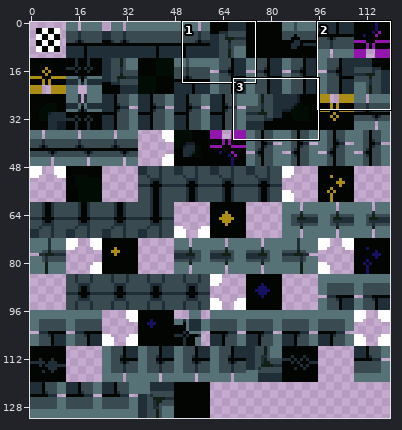
Sprite sheet: tilesets/ts_library_foreground_1/output_tileset.png. Above: a wide view before the commit, with the close-up outlined.
Close-up. Before the edit:
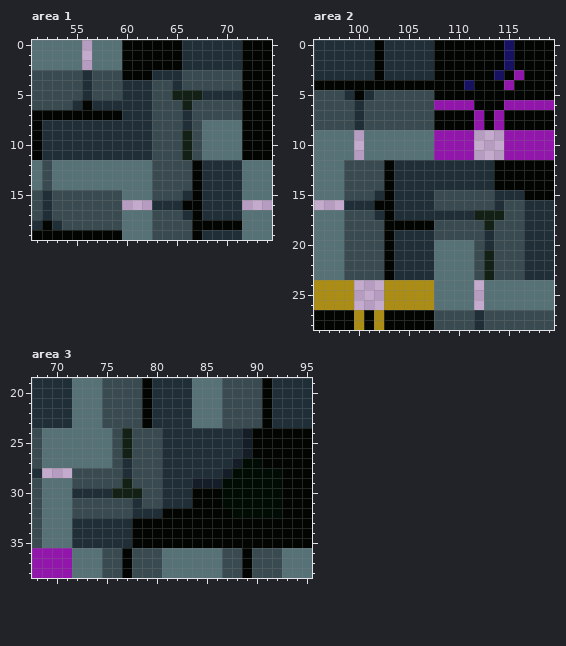
The file is 120x132 pixels. Colours within 5 levels of each other are drawn and written as one. Shown: area 1: x 51..74, y 0..19; area 2: x 96..119, y 0..28; area 3: x 68..95, y 19..38. The commit also changed other parts of the picture, which this record leaves out.
The result:
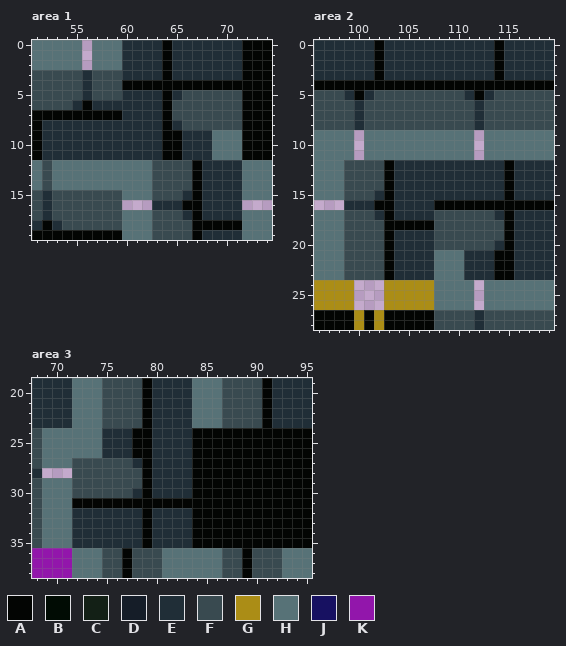
Palette (. is transparent): A #030503  B #010c04  C #132016  D #151d28  E #202e37  F #394a50  G #ab8d16  H #577277  J #171161  K #9216ab
The exact change:
Area 1:
y 0..2: x 60..63 AAAA -> EEEE; x 65 A -> E
y 3: x 60..62 AAA -> EEE; x 64 E -> A; x 66..71 FFFFFF -> EEEEEE
y 4: x 60..71 EEEFFEFFFFFF -> AAAAAAAAAAAA
y 5: x 63..71 FFCCCEEEE -> EAEFFFFFF
y 6: x 63..64 FF -> EA; x 66 C -> F
y 7: x 63..64 FF -> EA; x 66 E -> F
y 8: x 63..66 FFFE -> EAEF; x 68..71 HHHH -> FFFF
y 9..11: x 63..68 FFFCFH -> EAAEEE
Area 2:
y 0..2: x 108..113 AAAAAA -> EEEEEE; x 115..119 JAAAA -> EEEEE
y 3: x 108..119 AAAAAAJAKAAA -> EEEEEEAEEEEE
y 4: x 111 J -> A; x 115 K -> A
y 5: x 108..111 AAAA -> FFFE; x 113..119 AAAAAAA -> EFFFFFF
y 6: x 108..119 KKKKAAAKKKKK -> FFFFEFFFFFFF
y 7..8: x 108..119 AAAAKAKAAAAA -> FFFFEFFFFFFF
y 9..11: x 108..111 KKKK -> HHHH; x 113..119 ..KKKKK -> HHHHHHH
y 12..14: x 114 A -> E; x 116..119 AAAA -> EEEE
y 15: x 108..113 FFFFFF -> EEEEEE; x 115 E -> A; x 117..119 AAA -> EEE
y 16: x 108..119 FFFFFFEFFEEE -> AAAAAAAAAAAA
y 17: x 108..116 EEEECCCFF -> FFFFFFEAE
y 18: x 113 C -> F; x 115..116 FF -> AE
y 19: x 113 E -> F; x 115..116 FF -> AE
y 20: x 108..111 HHHH -> FFFF; x 113..116 EFFF -> FEAE
y 21..23: x 111..116 HFCFFF -> EEEAAE
Area 3:
y 24..26: x 75..80 HFCFFF -> EEEAAE; x 84..89 EEEEED -> AAAAAA
y 27: x 72..75 HHHH -> FFFF; x 77..80 EFFF -> FEAE; x 84..90 EEEEDBB -> AAAAAAA
y 28: x 77 E -> F; x 79..80 FF -> AE; x 84..92 EEEDBBBBB -> AAAAAAAAA
y 29: x 77 C -> F; x 79..80 FF -> AE; x 84..92 DDDBBBBBB -> AAAAAAAAA
y 30: x 72..80 EEEECCCFF -> FFFFFFEAE; x 87..92 BBBBBB -> AAAAAA
y 31: x 72..83 FFFFFFEFFEEE -> AAAAAAAAAAAA; x 87..92 BBBBBB -> AAAAAA
y 32: x 72..77 FFFFFF -> EEEEEE; x 79 E -> A; x 81..83 AAA -> EEE; x 88..92 BBBBB -> AAAAA
y 33..35: x 78 A -> E; x 80..83 AAAA -> EEEE
Changed places in both close-ups, as pixel boxes (x1, y1, x2, y2):
changed: (122, 40, 242, 160)
changed: (434, 40, 554, 280)
changed: (72, 428, 282, 548)
